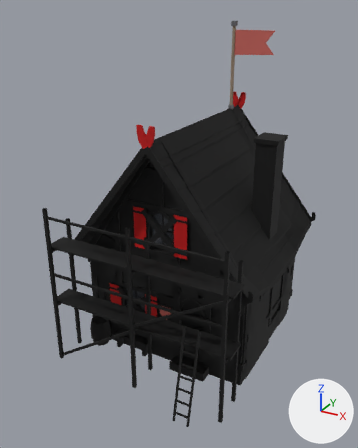
Two versions of the glTF model game/assets/modelle/gebaeude/neubau/wohnhaus_elb_s1_g1.glb, one commit apart.
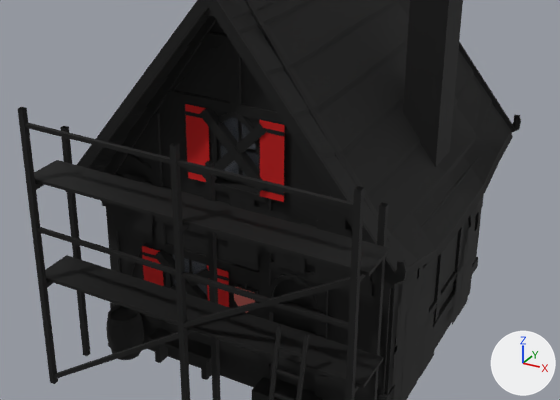
Each version appears first whole from a 50 mm lens placed at (6.28, -12.83, 9.64), pointed at (-0.06, -1.32, 3.88), and next in a close-up on the part from 9% to 94% of the width and 33% to 82% of the height. Arrows for +X, +Y and +Z are at lower right; the lights stay in place. The first two pictures are the older version. Vertices at exactly the same position are counted once.

Names of what the first close-up shows: 'Dach', 'Geruest', 'Haus', 'Leerstand', 'Scheiben' and 1 more.
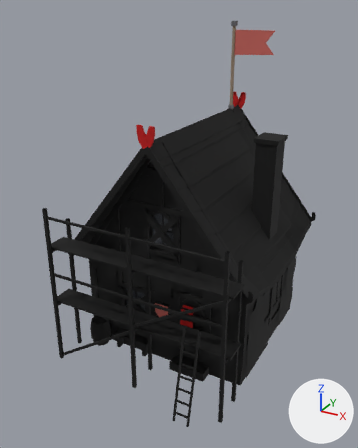
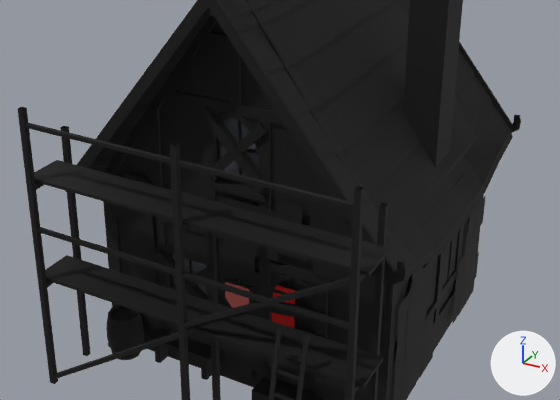
Pixel boxes [x1, y1, x2, y2] of what changed, in the close-ups (560 x 400 px; the box of a moved part takes in the faces that stretch with it):
```json
{"object": "Haus", "change": "reshaped", "before": [102, 0, 484, 400], "after": [103, 0, 486, 400]}
{"part": 1, "of": "me_haus", "change": "moved or reshaped", "before": [217, 275, 228, 281], "after": [274, 290, 288, 295]}
{"part": 2, "of": "me_haus", "change": "deleted", "before": [118, 104, 484, 400]}
{"part": 3, "of": "me_haus", "change": "moved or reshaped", "before": [102, 0, 479, 400], "after": [103, 0, 486, 400]}
```

Edits to the scene script, one JSON object a line:
```json
{"block": "me_haus", "where": "# used by ob_haus; location = (0.0, 0.0, 0.0)"}
{"op": "remove", "block": "me_haus", "code": "me_haus.from_pydata(...)  # 2517 vertices, 2516 faces; spans x -2.61..2.61, y -3.06..2.62, z -0.12..6.6"}
{"op": "add", "block": "me_haus", "code": "me_haus.from_pydata(...)  # 2249 vertices, 2576 faces; spans x -2.61..2.61, y -3.06..2.62, z -0.12..6.57"}
{"block": "me_haus", "change": "me_haus part 1: the loose piece of 4 vertices spanning x -0.54..-0.14, y -2.49, z 1.85..1.91 is moved by (1.13, 0.07, 0.0)"}
{"block": "me_haus", "change": "me_haus part 2: 99 loose pieces with 536 vertices, spanning x -2.6..2.61, y -2.51..2.12, z 0.04..5.38, are deleted"}
{"block": "me_haus", "change": "me_haus part 3: 18 vertices moved from x -2.52..2.6, y -2.5..2.62, z 0.01..4.4 to x -2.48..2.6, y -2.5..2.62, z 0.01..3.17; 577 vertices removed from x -2.59..2.6, y -2.48..2.62, z 0.01..6.6; 845 vertices added at x -2.61..2.61, y -2.5..2.62, z 0.01..6.57"}
{"block": "me_haus", "change": "other edits to the shape of me_haus do not show in these pictures"}
```
